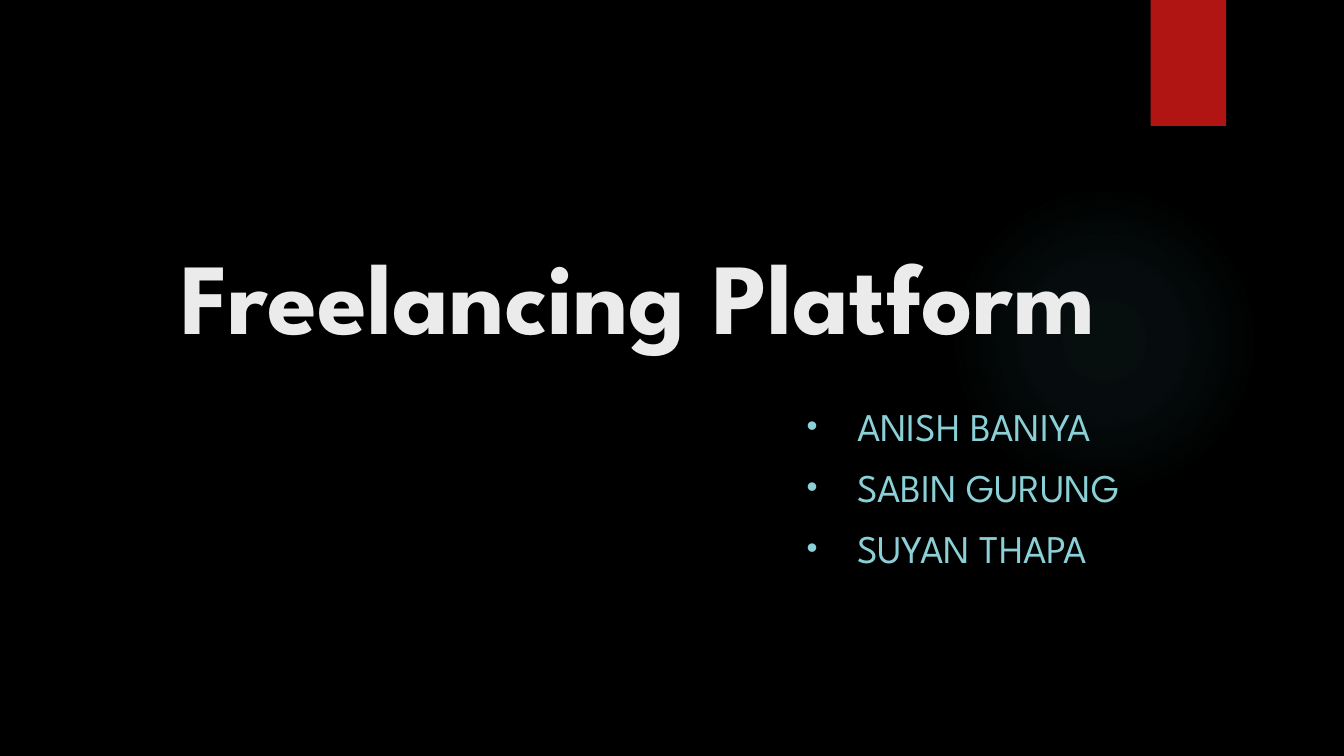
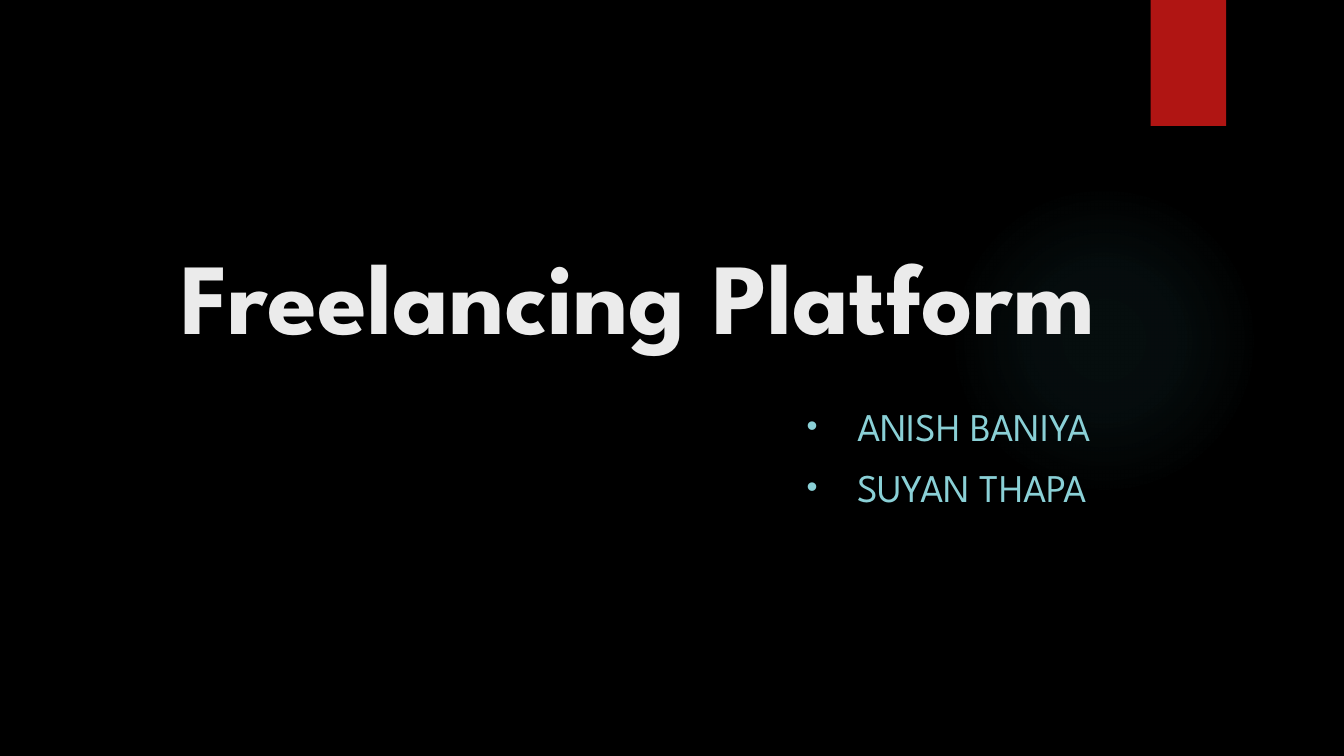
Before and after one commit to suyanthapa/Freelancing-Project, a slide deck: slide 1 of Documentation/Freelancing-Platform.pptx. Drawn at 1344x756 pixels with LibreOffice and Linux fonts; fonts in the diff are those of the drawing; background and template pictures are left out. Boxes give left, top, right and bottom in pixels: in the first picture for what was removed or moved away, otherwise in the second. Text is boxed around its words. In the diff, an @@ line names an element or a change of style, - is before the commit and + after.

```diff
--- a/Documentation/Freelancing-Platform.pptx
+++ b/Documentation/Freelancing-Platform.pptx
@@ subtitle at (857,475,1120,503): paragraph removed @@
-• SABIN GURUNG
```
Also in this commit, not shown: 3 other slides changed, 2 slides added, 6 slides removed, 4 other files.
